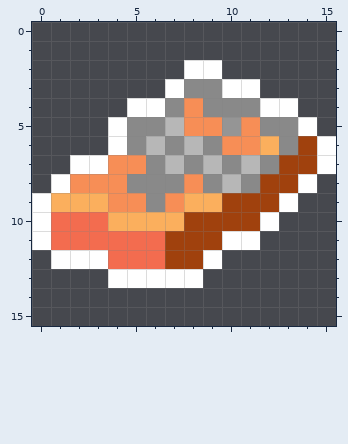
Two states of a pixel-art sprite, sprites/game/pwrup/pickup/pwrup_trap_2.png. The picture above is the old version.
The file is 16x16 pixels.
After:
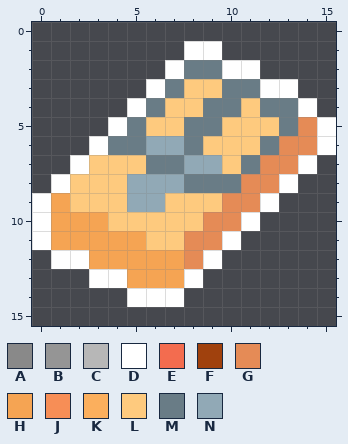
Palette (. is transparent): A #898989  B #959595  C #b7b7b7  D #ffffff  E #f36c4f  F #a0410d  G #e58b56  H #f5a453  J #f78e56  K #fbaf5d  L #feca7e  M #697c86  N #91a9b6
From old to new:
Changed rows in their new state; - is an unchanged pixel.
first column x 1:
 1 -------DD------
 2 ------DMMDD----
 3 -----DMLLMMDD--
 4 -----MLLMMLMMD-
 5 ----MLLMMLLLMGD
 6 --DMMNNMLLLMGG-
 7 --LLLMMNNLMGGD.
 8 -LLLNNNMMMGGD.-
 9 HLLLNNLLLGGD.--
10 HHHLLLLLGGD.---
11 HHHHHLLGG-.----
12 --HHHHHG-------
13 --D-HHH--------
14 ----DDD--------
Where, in picture pixels (left, top, right, bottom), the same in both pictures:
changed: (51, 41, 336, 307)
